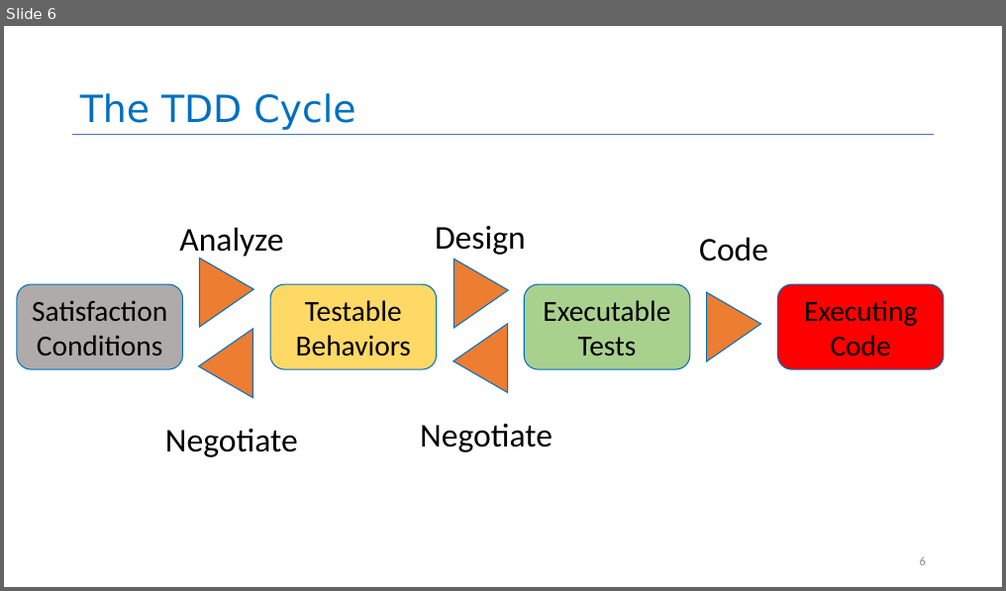
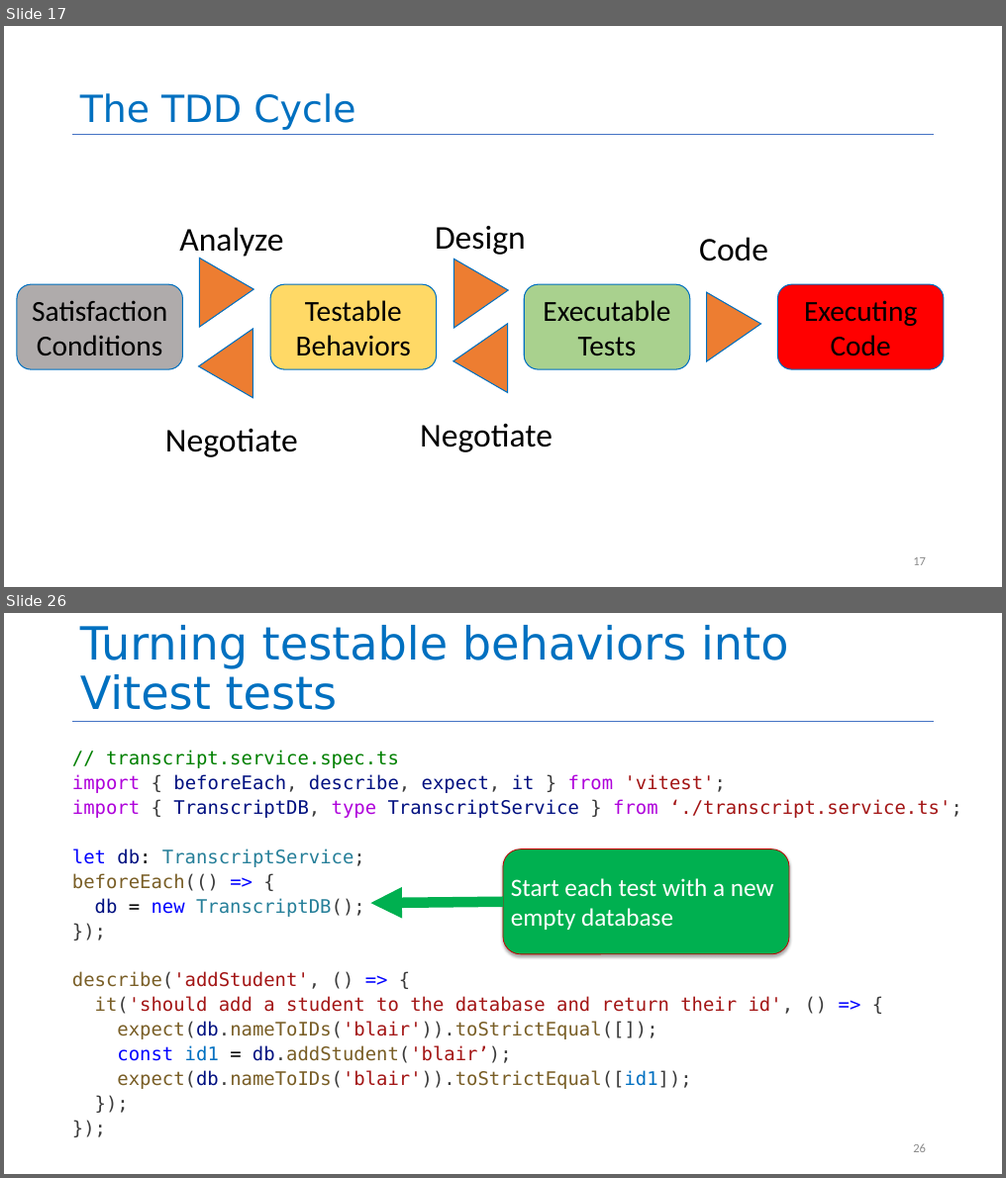
Before and after one commit to neu-se/CS4530-Spring-2026, a slide deck: Slides/Module 02 From Requirements to Code.pptx. Shown one above the other, each under a label of ours: slide 6 before the commit, slides 17 and 26 after it; the slides between them are not shown. The pictures are 1006x591 and 1006x1178 pixels, drawn with LibreOffice and Linux fonts; fonts in the diff are those of the drawing. Boxes give left, top, right and bottom in pixels: in the first picture for what was removed or moved away, otherwise in the second. Text is boxed around its words. In the diff, an @@ line names an element or a change of style, - is before the commit and + after.

```diff
--- a/Slides/Module 02 From Requirements to Code.pptx
+++ b/Slides/Module 02 From Requirements to Code.pptx
@@ slide 26 added at (x1=4, y1=613, x2=1002, y2=1174), background #FFFFFF; not listed: 1 template element that a slide beside it also shows @@
@@ title added at (x1=80, y1=625, x2=788, y2=710), 44 pt, text #0070C0 @@
+Turning testable behaviors into Vitest tests
@@ text added at (x1=72, y1=750, x2=962, y2=1089), 18 pt, text #A31515 @@
+// transcript.service.spec.ts
+import { beforeEach, describe, expect, it } from 'vitest';
+import { TranscriptDB, type TranscriptService } from ‘./transcript.service.ts';
+let db: TranscriptService;
+beforeEach(() => {
+db = new TranscriptDB();
+});
+describe('addStudent', () => {
+it('should add a student to the database and return their id', () => {
+expect(db.nameToIDs('blair')).toStrictEqual([]);
+const id1 = db.addStudent('blair’);
+expect(db.nameToIDs('blair')).toStrictEqual([id1]);
+});
+});
@@ rounded rectangle added at (x1=503, y1=850, x2=789, y2=956), fill #00B050, outline #C70000 0.75 pt, 24 pt, text #FFFFFF @@
+Start each test with a new empty database
@@ arrow added from (503, 902) to (371, 903), #00B050 10 pt @@
@@ page number added at (x1=913, y1=1144, x2=926, y2=1153), 12 pt, text #8C8C8C @@
+26
@@ what was slide 6 is now slide 17 @@
@@ page number at (x1=913, y1=558, x2=926, y2=566): text changed @@
-6
+17
```
Also in this commit, not shown: 12 slides changed, 18 other slides added, 15 slides removed, 1 other file.
